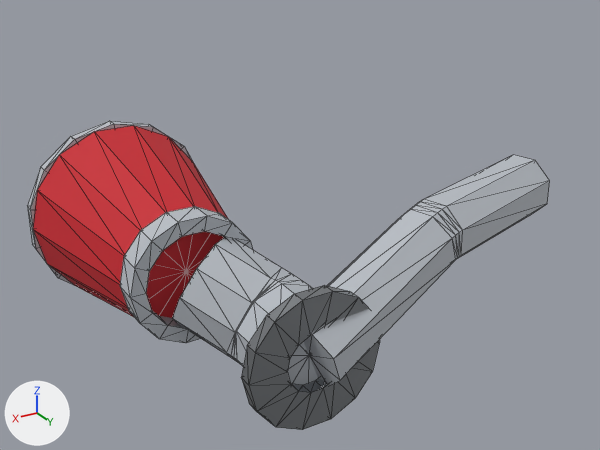
Renders of the glTF model assets/parts/intake/airflow/airflow_89_cone/kaze_gt.glb from each side of a commit.
Rendered twice from a 50 mm lens placed at (0.596, 0.56, 0.294), pointed at (0.209, -0.086, -0.029). Every picture has the same lights, and +X, +Y and +Z are marked at lower left. The older version comes first. Mesh edges are drawn as thin lines. Vertices at exactly the same position are counted once.

Objects in the first picture: 'model'.
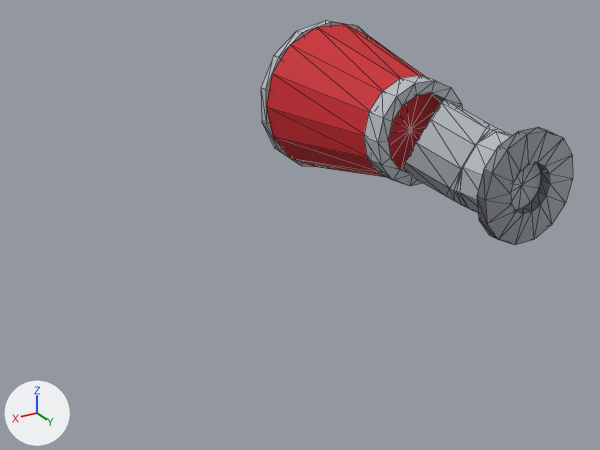
The change, as a diff of the scene's bpy script:
```diff
--- a/assets/parts/intake/airflow/airflow_89_cone/kaze_gt.glb.py
+++ b/assets/parts/intake/airflow/airflow_89_cone/kaze_gt.glb.py
@@ me_model @@
 # used by ob_model
-me_model.from_pydata(...)  # 282 vertices, 552 faces; spans x -1.0..1.0, y -0.72..0.72, z -0.41..0.41
+me_model.from_pydata(...)  # 233 vertices, 456 faces; spans x -0.65..0.65, y -1.0..1.0, z -0.61..0.61
+# me_model part 1: the loose piece of 56 vertices spanning x 0.11..0.65, y 0.59..0.64, z -0.41..0.11 is scaled about its middle by 1.47, then moved by (-0.64, 0.35, -0.07)
+# me_model part 2: the loose piece of 59 vertices spanning x 0.2..1.0, y -0.72..0.05, z -0.4..0.41 is scaled about its middle by 1.47, then moved by (-0.53, -0.1, 0.0)
+# me_model part 3: the loose piece of 56 vertices spanning x 0.34..0.86, y 0.03..0.14, z -0.25..0.26 is scaled about its middle by 1.47, then moved by (-0.53, 0.1, 0.0)
+# me_model part 4: the loose piece of 111 vertices spanning x -1.0..0.72, y -0.04..0.72, z -0.35..0.25 is rebuilt with 62 vertices and now spans x -0.54..0.24, y 0.0..0.92, z -0.52..0.23
 me_model.materials.append(mat_raw_metal)
@@ ob_model @@
 ob_model.parent = ob_airflow_89_cone
-ob_model.location = (0.215, -0.0512, -0.0262)
-ob_model.scale = (0.224, 0.224, 0.224)
+ob_model.location = (0.0395, -0.14, 0.0338)
+ob_model.scale = (0.152, 0.152, 0.152)
```

Location of each change, [x1, y1, x2, y2] in pixels of the pictures (600 x 450 px; the box of a moved part takes in the faces that stretch with it):
'model', reshaped, moved, rescaled (40% narrower, 27% shorter): before [27, 121, 550, 430]; after [261, 20, 573, 245]
part 1 of me_model, moved or reshaped: before [241, 285, 380, 430]; after [477, 127, 573, 245]
part 2 of me_model, moved or reshaped: before [27, 121, 228, 318]; after [261, 20, 439, 177]
part 3 of me_model, moved or reshaped: before [120, 206, 253, 343]; after [364, 75, 462, 186]
part 4 of me_model, rebuilt: before [172, 155, 550, 385]; after [402, 100, 541, 213]
